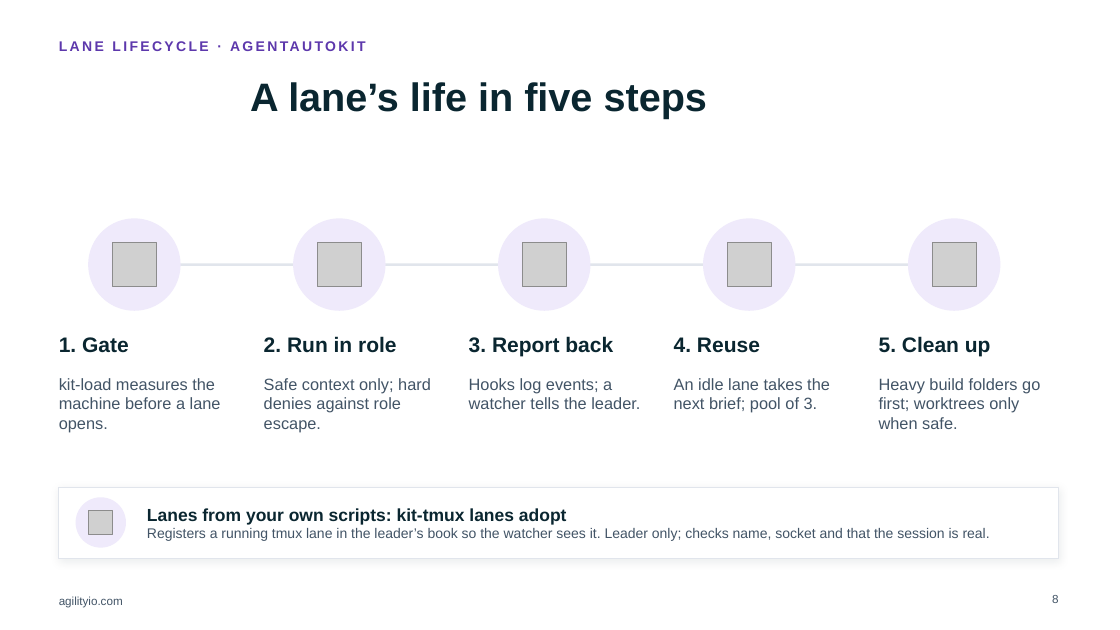
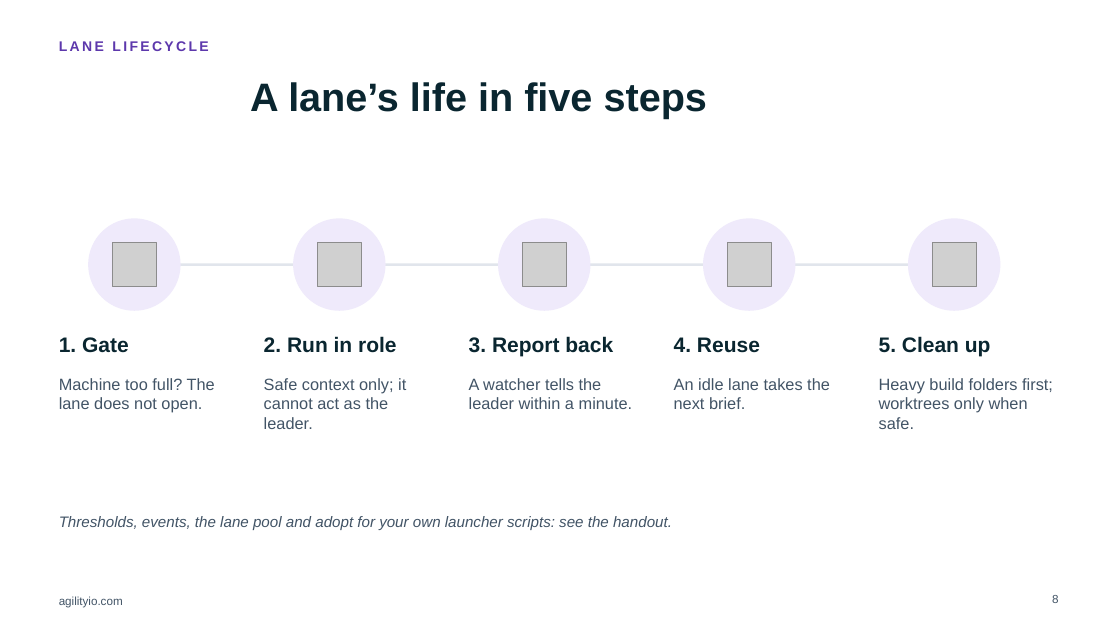
Before and after one commit to trungungtoan-agilityio/AgiAgentKit, a slide deck: slide 8 of docs/talk/v2/Session-Superadvisor-V2-AgilityIO.pptx. Drawn at 1120x630 pixels with LibreOffice and Linux fonts; fonts in the diff are those of the drawing; grey boxes stand for pictures; background and template pictures are left out. Boxes give left, top, right and bottom in pixels: in the first picture for what was removed or moved away, otherwise in the second. Text is boxed around its words. In the diff, an @@ line names an element or a change of style, - is before the commit and + after.

```diff
--- a/docs/talk/v2/Session-Superadvisor-V2-AgilityIO.pptx
+++ b/docs/talk/v2/Session-Superadvisor-V2-AgilityIO.pptx
@@ text at (59, 378, 215, 413): text changed @@
-kit-load measures the machine before a lane opens.
+Machine too full? The lane does not open.
@@ text at (264, 378, 406, 429): text changed @@
-Safe context only; hard denies against role escape.
+Safe context only; it cannot act as the leader.
@@ text at (469, 378, 633, 409): text changed @@
-Hooks log events; a watcher tells the leader.
+A watcher tells the leader within a minute.
@@ text at (674, 378, 830, 409): text changed @@
-An idle lane takes the next brief; pool of 3.
+An idle lane takes the next brief.
@@ text at (879, 378, 1053, 429): text changed @@
-Heavy build folders go first; worktrees only when safe.
+Heavy build folders first; worktrees only when safe.
@@ ellipse removed at (76, 497, 126, 548) @@
@@ text removed at (147, 508, 990, 541) @@
-Lanes from your own scripts: kit-tmux lanes adopt
-Registers a running tmux lane in the leader’s book so the watcher sees it. Leader only; checks name, socket and that the session is real.
@@ text at (59, 516, 672, 530): text added @@
+Thresholds, events, the lane pool and adopt for your own launcher scripts: see the handout.
@@ text "Thresholds, events, the lane pool ...": place and size @@
-text "Thresholds, events, the lane pool ..." at (59, 487, 1059, 559)
+text "Thresholds, events, the lane pool ..." at (59, 516, 672, 530)
@@ text "Thresholds, events, the lane pool ..." at (59, 516, 672, 530): fill #FFFFFF to none; outline #E1E5EC 1 pt to none; shadow off @@
@@ picture removed at (89, 511, 113, 535) @@
```
Also in this commit, not shown: 3 other slides changed, 4 slides removed, 7 other files.
